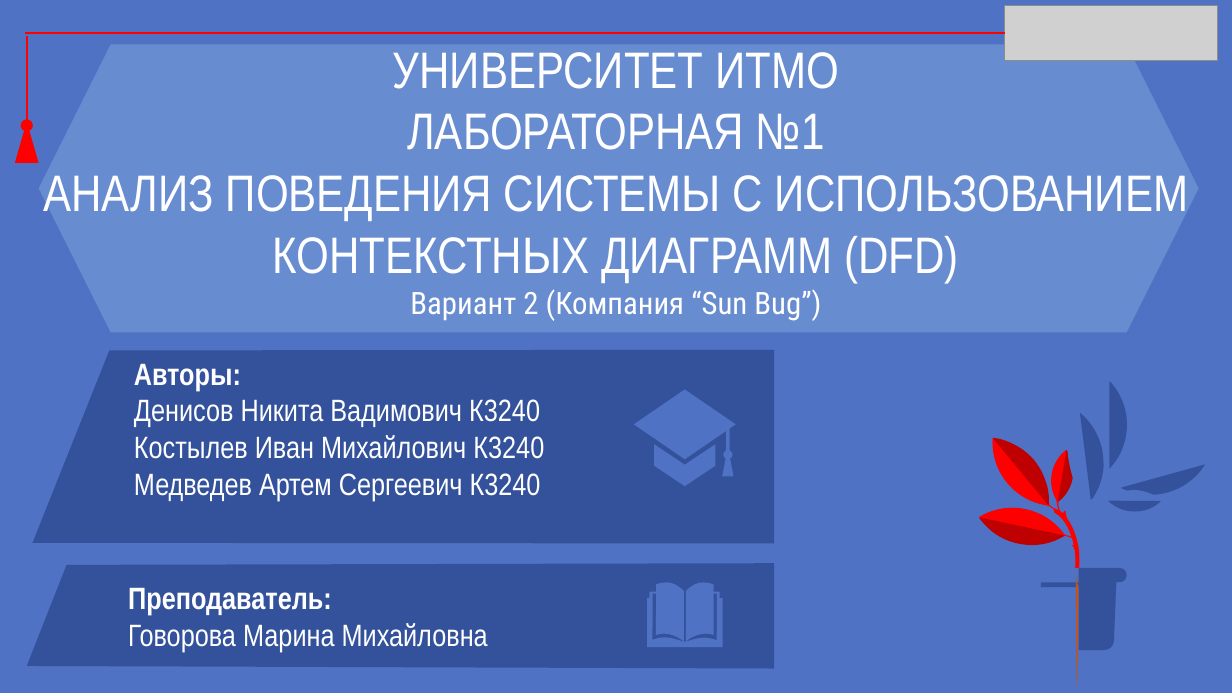
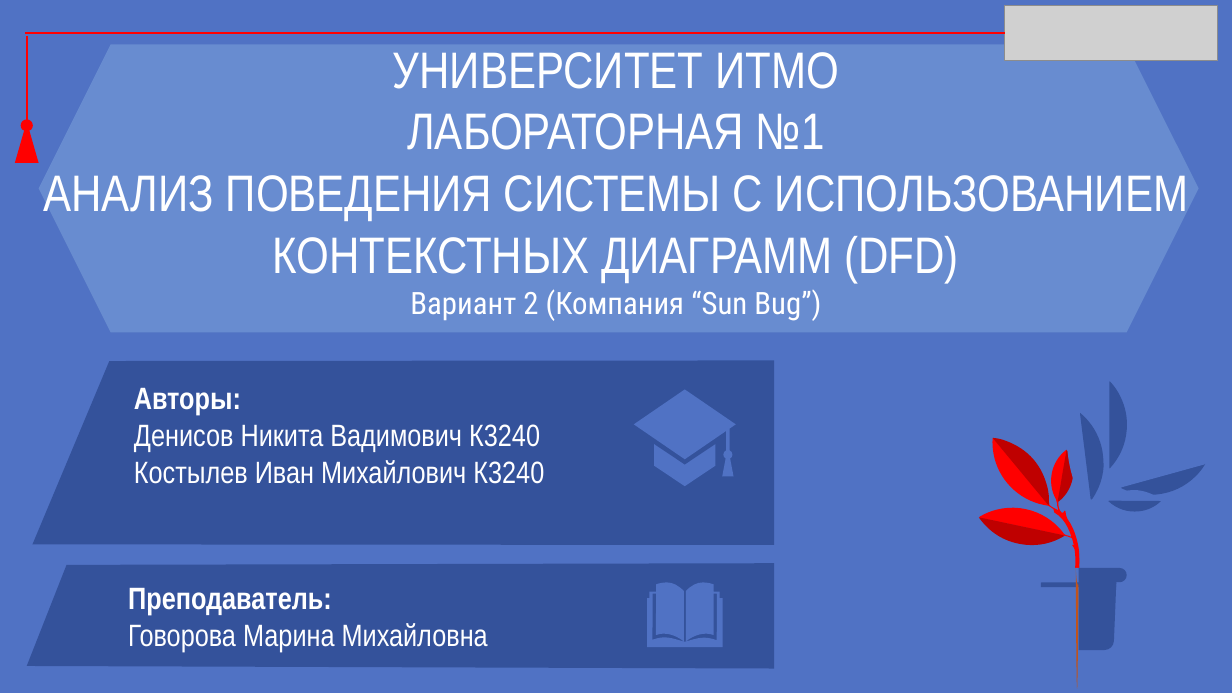
Before and after one commit to marinagovorova/ICT_DataBases_2020-2021, a slide deck: slide 1 of students_K3240_Denisov_Nikita/LR_1/БД_ЛР№1.pptx. Drawn at 1232x693 pixels with LibreOffice and Linux fonts; fonts in the diff are those of the drawing; grey boxes stand for pictures. Boxes give left, top, right and bottom in pixels: in the first picture for what was removed or moved away, otherwise in the second. Text is boxed around its words. In the diff, an @@ line names an element or a change of style, - is before the commit and + after.

```diff
--- a/students_K3240_Denisov_Nikita/LR_1/БД_ЛР№1.pptx
+++ b/students_K3240_Denisov_Nikita/LR_1/БД_ЛР№1.pptx
@@ freeform shape "Авторы:": place and size @@
-freeform shape "Авторы:" at [32, 350, 775, 544]
+freeform shape "Авторы:" at [32, 360, 775, 545]
@@ text in freeform shape at [134, 473, 541, 502]: paragraph removed @@
-Медведев Артем Сергеевич К3240
```
Also in this commit, not shown: 1 other file.
